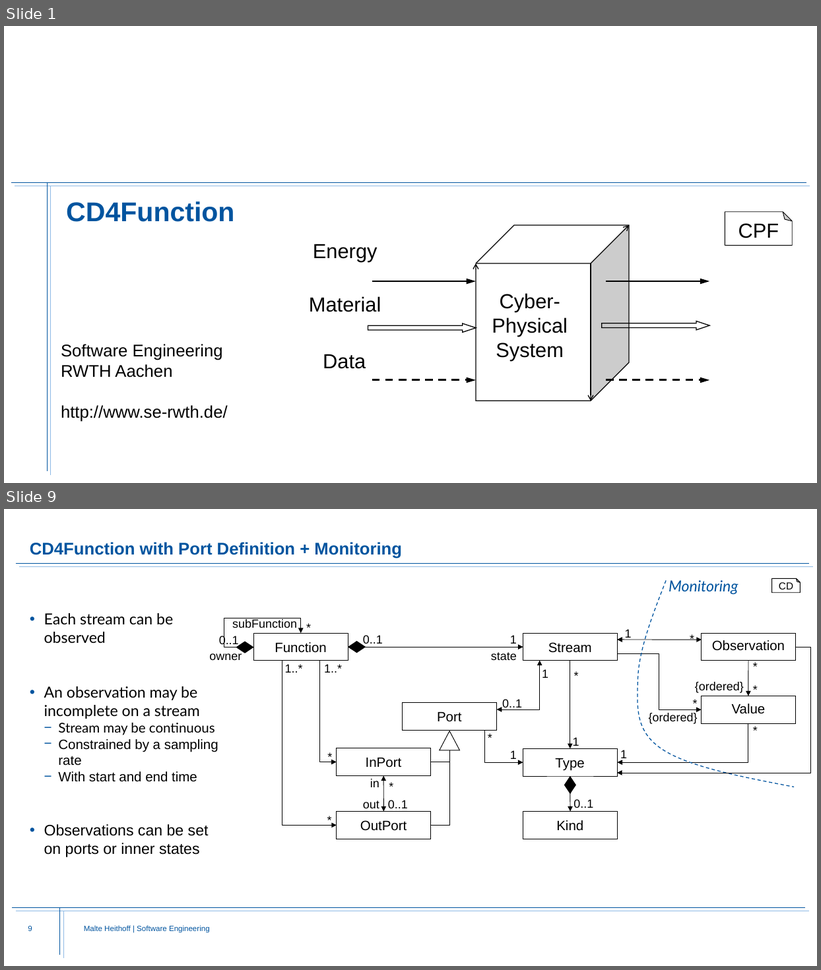
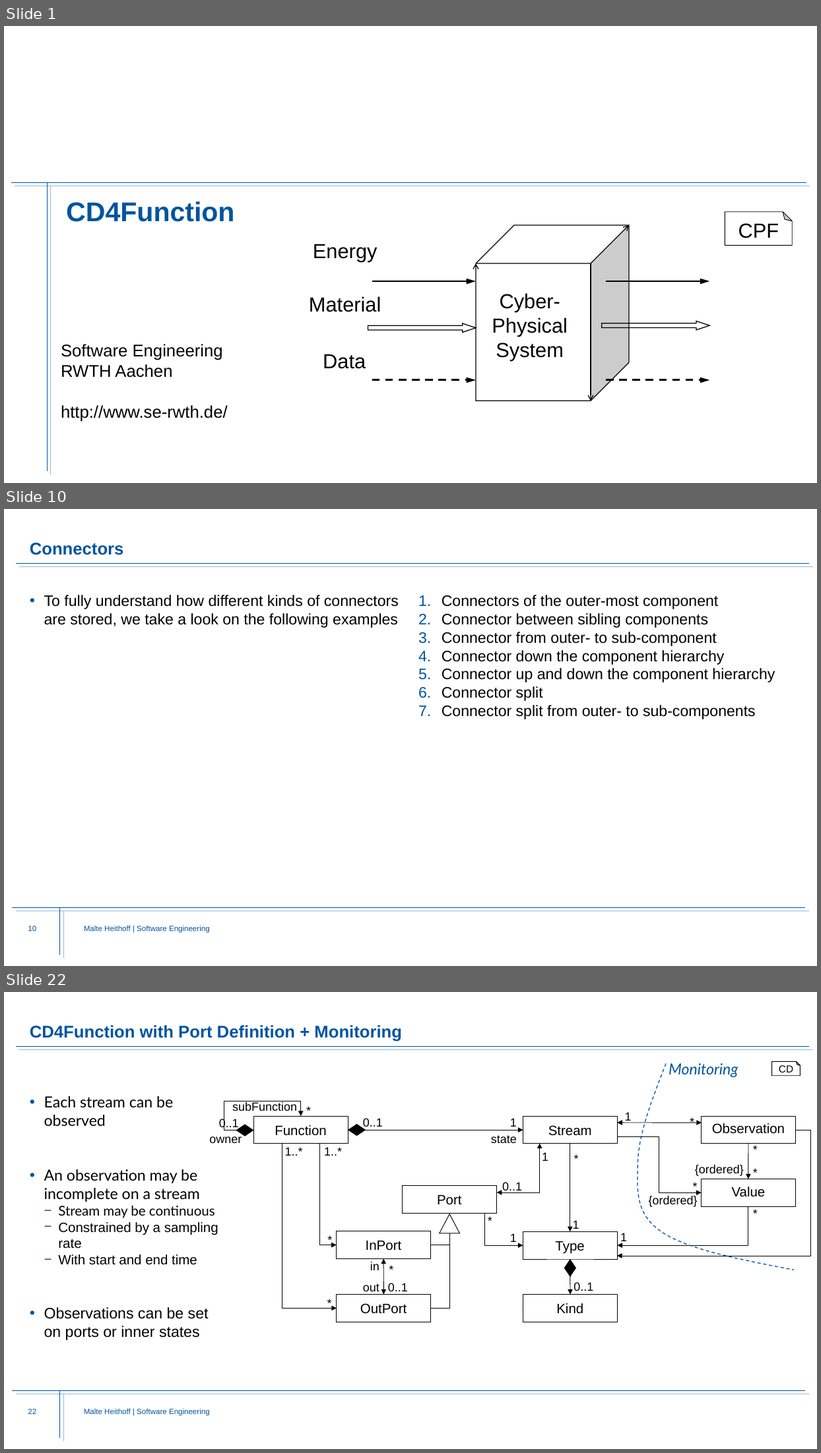
Before and after one commit to Fishi2402/montigem, a slide deck: products/syse_functions/doc/FunctionStructure.Explanation.pptx. Shown one above the other, each under a label of ours: slides 1 and 9 before the commit, slides 1, 10 and 22 after it; the slides between them are not shown. The pictures are 821x970 and 821x1453 pixels, drawn with LibreOffice and Linux fonts; fonts in the diff are those of the drawing; background and template pictures are left out. Boxes give left, top, right and bottom in pixels: in the first picture for what was removed or moved away, otherwise in the second. Text is boxed around its words. In the diff, an @@ line names an element or a change of style, - is before the commit and + after.

```diff
--- a/products/syse_functions/doc/FunctionStructure.Explanation.pptx
+++ b/products/syse_functions/doc/FunctionStructure.Explanation.pptx
@@ slide 10 added at box(4, 509, 817, 966), background #FFFFFF; not listed: 8 template elements that a slide beside it also shows @@
@@ title added at box(30, 543, 124, 555), 20 pt, text #00549F, bold @@
+Connectors
@@ text added at box(44, 595, 399, 628), 18 pt, text #000000 @@
+• To fully understand how different kinds of connectors are stored, we take a look on the following examples
@@ text added at box(442, 595, 775, 720), 18 pt, text #000000 @@
+1. Connectors of the outer-most component
+2. Connector between sibling components
+3. Connector from outer- to sub-component
+4. Connector down the component hierarchy
+5. Connector up and down the component hierarchy
+6. Connector split
+7. Connector split from outer- to sub-components
@@ what was slide 9 is now slide 22 @@
@@ page number at box(28, 1409, 36, 1414): text changed @@
-9
+22
```
Also in this commit, not shown: 7 slides changed, 13 other slides added, 3 slides removed, 2 other files.
